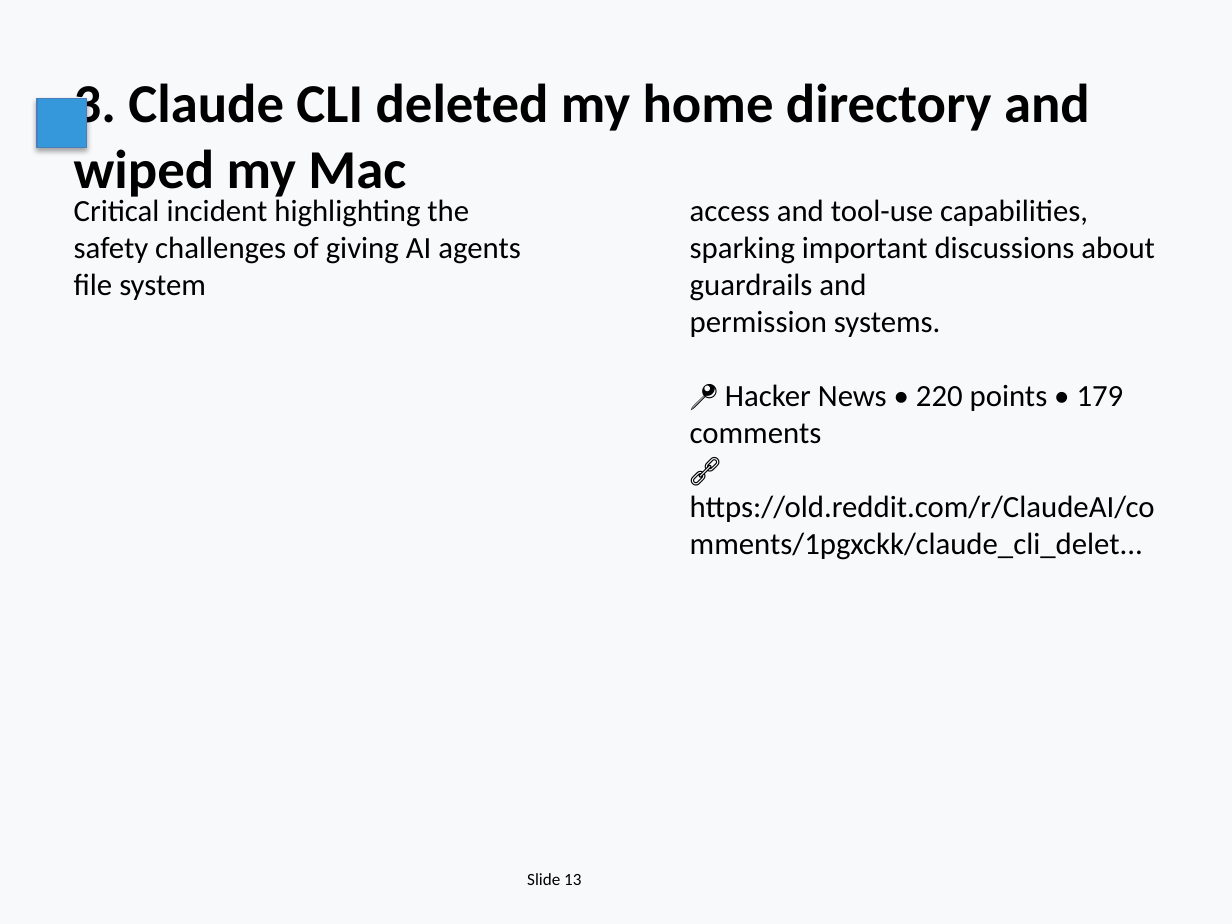
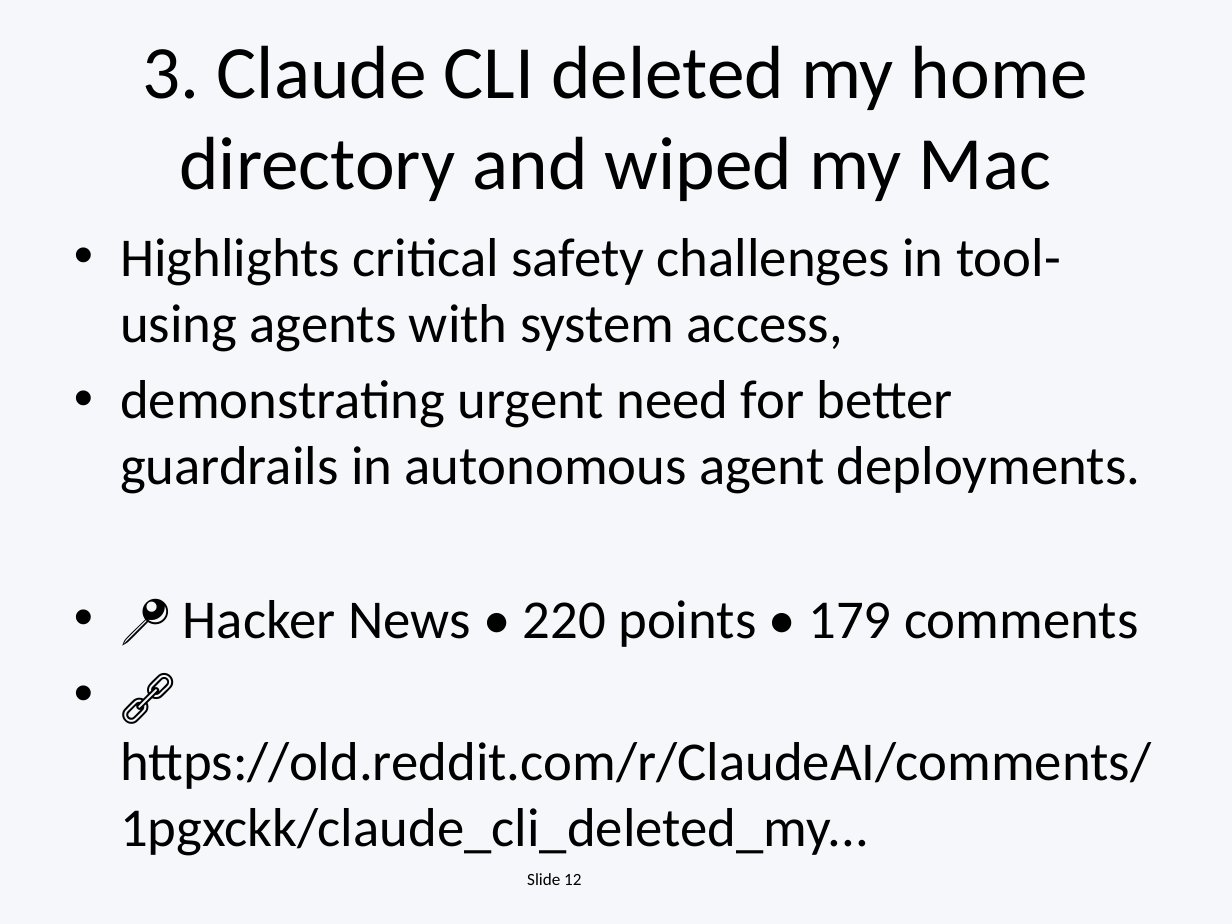
Before and after one commit to EiriniOr/ai-weekly-digest, a slide deck: slide 12 of AI_Weekly_2025-12-15.pptx (slide 13 before the commit). Drawn at 1232x924 pixels with LibreOffice and Linux fonts; fonts in the diff are those of the drawing. Boxes give left, top, right and bottom in pixels: in the first picture for what was removed or moved away, otherwise in the second. Text is boxed around its words. In the diff, an @@ line names an element or a change of style, - is before the commit and + after.

```diff
--- a/AI_Weekly_2025-12-15.pptx
+++ b/AI_Weekly_2025-12-15.pptx
@@ background #F8F9FA to #F5F7FA @@
@@ title "3. Claude CLI deleted my ...": place and size @@
-title "3. Claude CLI deleted my ..." at (74,83,1090,201)
+title "3. Claude CLI deleted my ..." at (143,45,1088,201)
@@ title "3. Claude CLI deleted my ..." at (143,45,1088,201): size 32 to 44 pt, bold off; alignment left to centre; vertical alignment top to middle @@
@@ rectangle removed at (37,99,86,148) @@
@@ text removed at (74,195,521,300) @@
-Critical incident highlighting the safety challenges of giving AI agents file system
@@ text removed at (690,199,1155,560) @@
-access and tool-use capabilities, sparking important discussions about guardrails and
-permission systems.
-📍 Hacker News • 220 points • 179 comments
-🔗 https://old.reddit.com/r/ClaudeAI/comments/1pgxckk/claude_cli_delet...
@@ text added at (120,238,1151,856), 32 pt, text #000000 @@
+• Highlights critical safety challenges in tool-using agents with system access,
+• demonstrating urgent need for better guardrails in autonomous agent deployments.
+• 📍 Hacker News • 220 points • 179 comments
+• 🔗 https://old.reddit.com/r/ClaudeAI/comments/1pgxckk/claude_cli_deleted_my...
@@ text at (527,873,581,885): text changed @@
-Slide 13
+Slide 12
```
Also in this commit, not shown: 17 other slides changed, 7 slides added, 9 slides removed, 1 other file.
